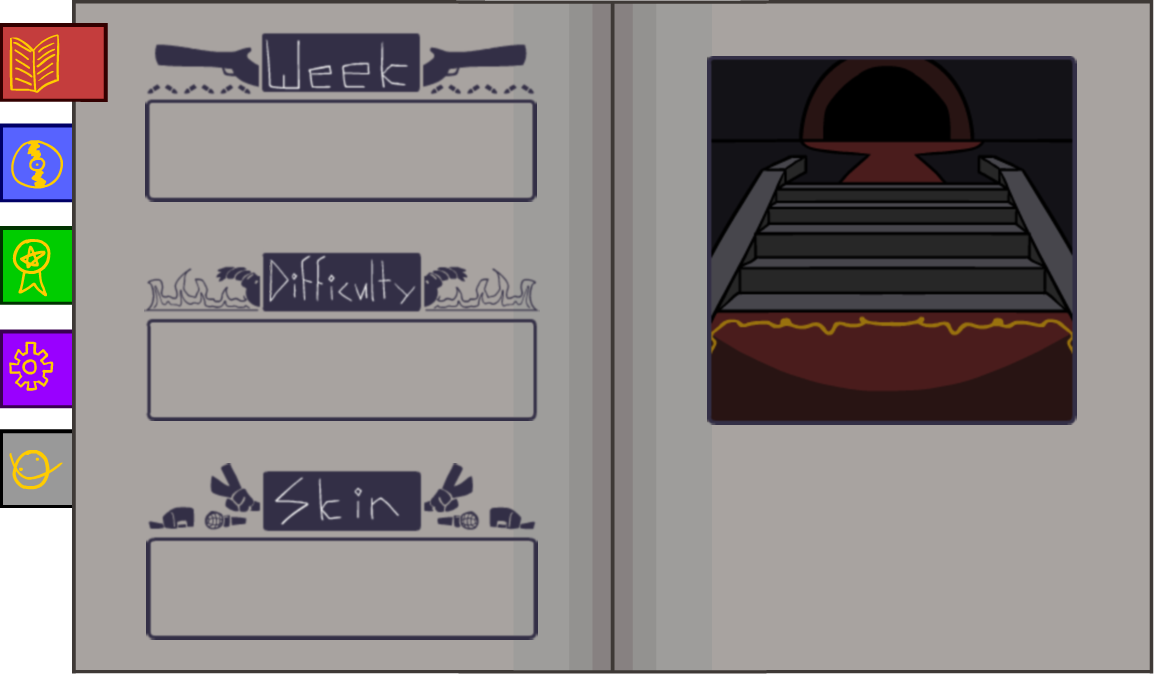
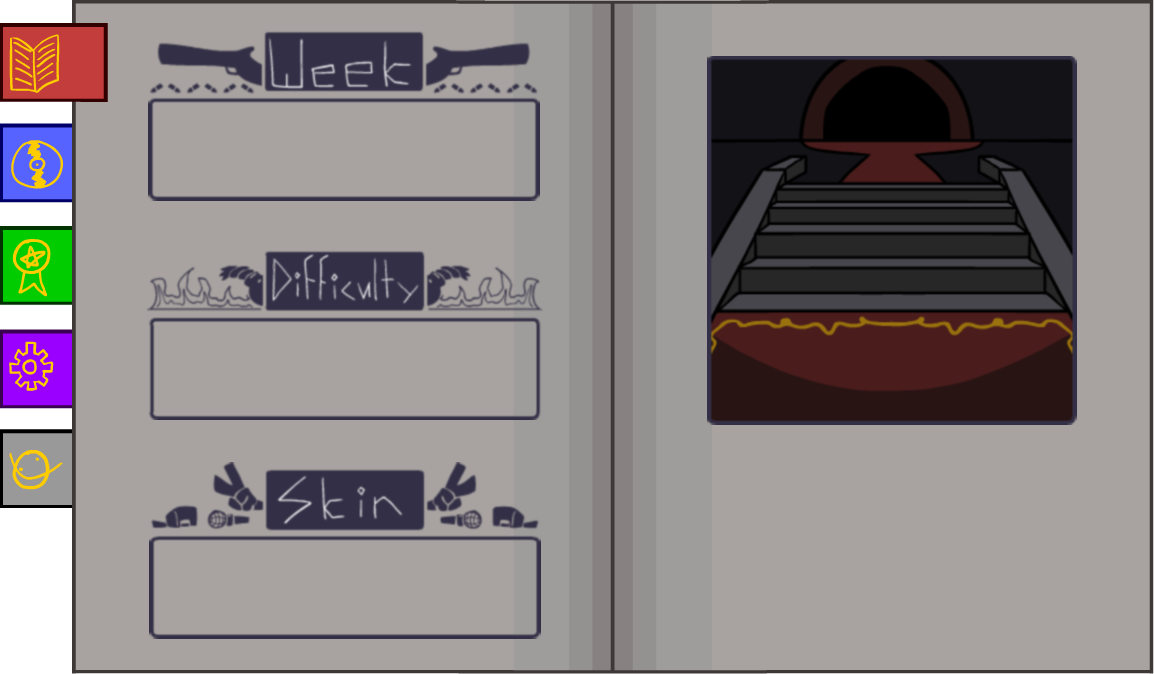
Comparing the layer stacks of the two 1154px x 674px images. Changes:
painted on "week" over [145, 31, 540, 256]
painted on "Difficulty_Box.png" over [144, 192, 543, 421]
painted on "Skin_Box.png" over [146, 462, 541, 640]
painted on "background" over [144, 31, 543, 640]
